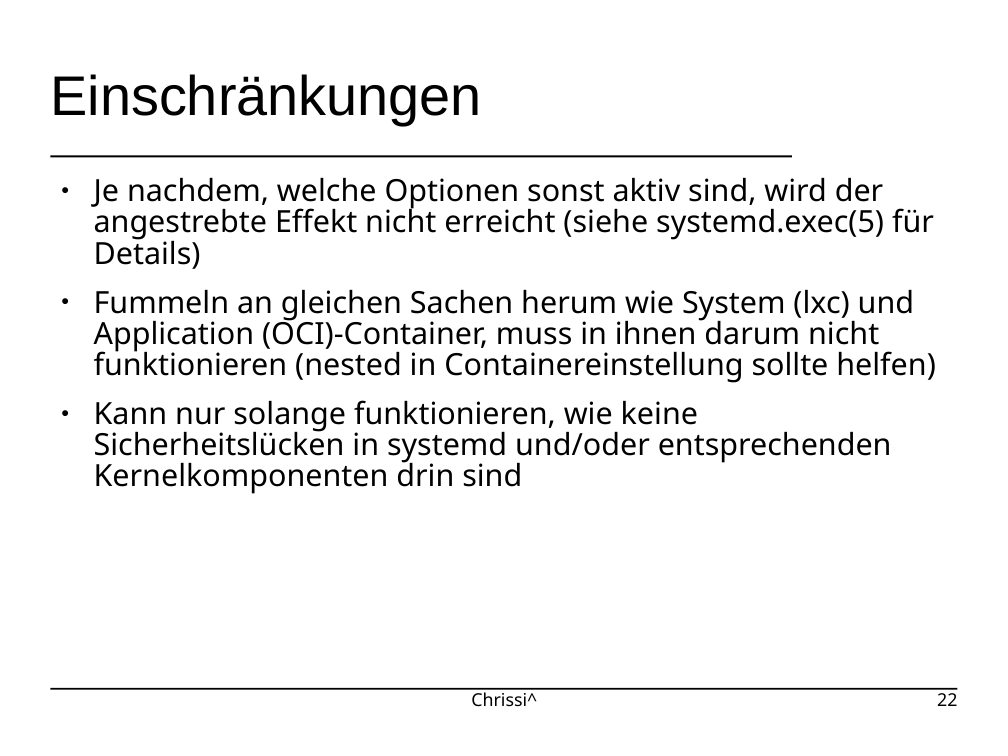
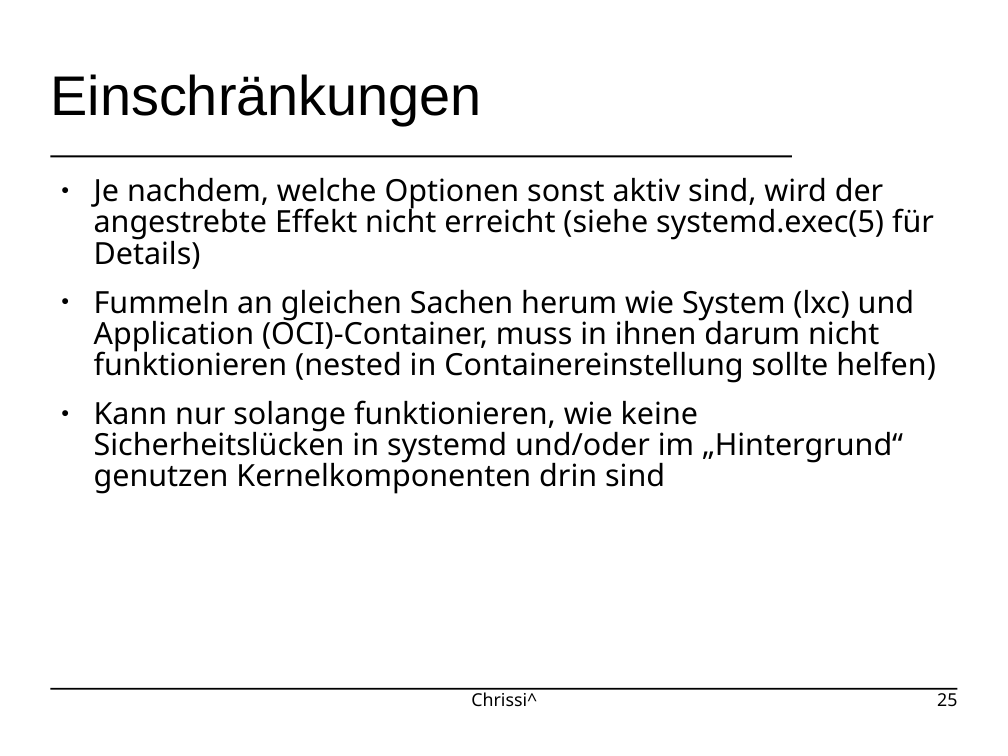
Before and after one commit to johannesst/systemd-workshop-gpn23, a slide deck: slide 25 of slides.odp (slide 22 before the commit). Drawn at 1008x756 pixels with LibreOffice and Linux fonts; fonts in the diff are those of the drawing; background and template pictures are left out. Boxes give left, top, right and bottom in pixels: in the first picture for what was removed or moved away, otherwise in the second. Text is boxed around its words. In the diff, an @@ line names an element or a change of style, - is before the commit and + after.

```diff
--- a/slides.odp
+++ b/slides.odp
@@ text at [94, 400, 903, 494]: text changed @@
-● Kann nur solange funktionieren, wie keine Sicherheitslücken in systemd und/oder entsprechenden Kernelkomponenten drin sind
+● Kann nur solange funktionieren, wie keine Sicherheitslücken in systemd und/oder im „Hintergrund“ genutzen Kernelkomponenten drin sind
@@ page number at [937, 689, 957, 707]: text changed @@
-22
+25
```
Also in this commit, not shown: 15 other slides changed, 3 slides added, 3 other files.
